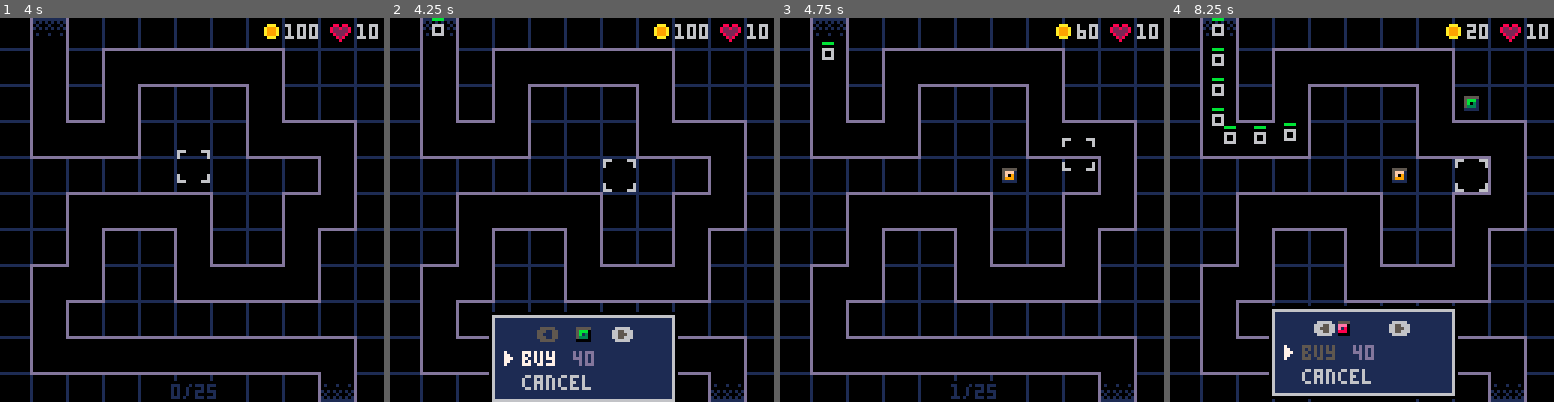
Above: before the commit, frames 1-4 (left to right).
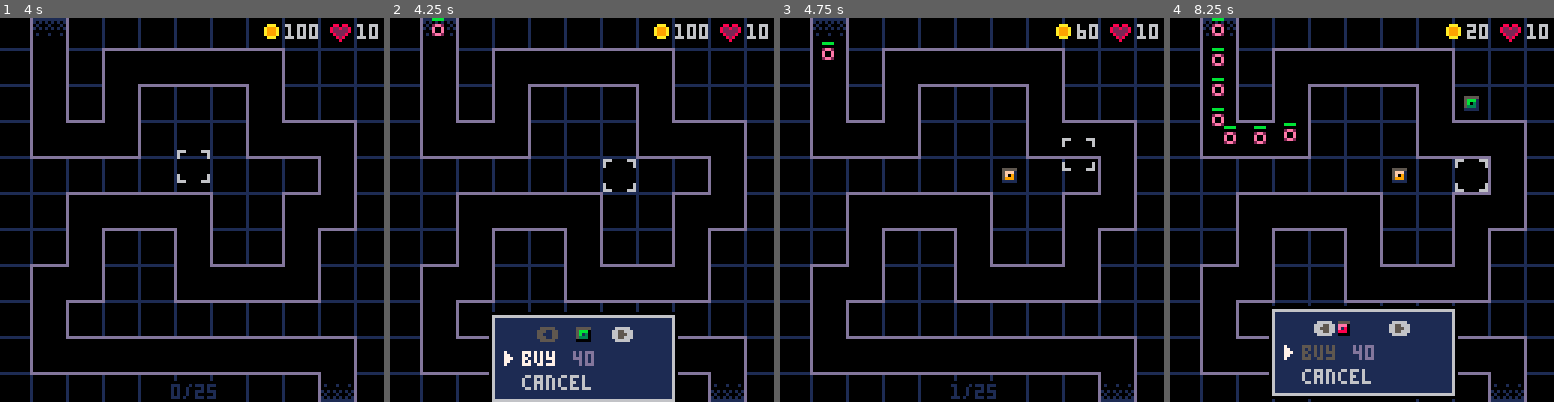
Above: after the commit, the same moments.

Repository: beardedsakimonkey/pixel_td.p8
Game: PICO-8 cartridge pixel_td.p8
Two runs of this game, one before a commit and one after it. Both use one fixed random seed, a clock stepped at 60 frames per second and the inputs below.
Inputs:
- Up to frame 1 (4 s): tap X (X key) at 0.33, 1.07, 1.85, 2.97 s; tap O (Z key) at 0.7, 1.7, 2.1, 2.5, 2.9, 3.3, 3.7 s; hold Right 1.6-2.1 s; hold Up 2.15-2.42 s; hold Right 2.47-3.03 s; hold Left 3.08-3.58 s; hold Down 3.63-3.97 s
- Up to frame 2 (4.25 s): hold Right from 4.02 s (still down); tap X (X key) at 4.08 s; tap O (Z key) at 4.1 s
- Up to frame 3 (4.75 s): tap O (Z key) at 4.5 s; release Right at 4.68 s; hold Up from 4.73 s (still down)
- Up to frame 4 (8.25 s): tap O (Z key) every 0.4 s from 4.9 to 8.1 s; release Up at 5.03 s; hold Left 5.08-5.68 s; tap X (X key) at 5.2, 6.32, 7.43 s; hold Down 5.73-6.03 s; hold Right 6.08-6.58 s; hold Right 6.63-7.13 s; hold Up 7.18-7.45 s; hold Right 7.5-8.07 s; hold Left from 8.12 s (still down)

Frame 1 is identical in both runs. In frame 2, less than 0.1% of the frame differs, in the area x 10-15%, y 1-5%; in frame 3, less than 0.1%; in frame 4, 0.5%, in the area x 10-33%, y 1-33%.

Commit message:
colorize enemy sprites, convert arrow enemy to sprite

Diff:
--- a/enemy.lua
+++ b/enemy.lua
@@ -192,7 +192,7 @@
             circ(enmy.x, enmy.y, enmy.death_age+1, C.pink)
             return
         end
-        pal(C.green, C.black)
+        pal(C.white, C.black)
         local top  = enmy.y - enmy.height\2
         local left = enmy.x - enmy.width\2
         if enmy.type == ENMY.circ then
@@ -207,16 +207,14 @@
             spr(116, left, top)
         elseif enmy.type == ENMY.arrow then
             if enmy.dx ~= 0 then
-                line(enmy.x, enmy.y-2,
-                enmy.x+(enmy.dx > 0 and 2 or -2), enmy.y, C.light_gray)
-                line(enmy.x, enmy.y+2)
-            else
-                line(enmy.x-2, enmy.y,
-                enmy.x, enmy.y+(enmy.dy > 0 and 2 or -2), C.light_gray)
-                line(enmy.x+2, enmy.y)
-            end
-        end
-        pal()
+                -- left/right
+                sspr(40, 56, 5, 5, left, top, 5, 5, enmy.dx<0)
+            else
+                -- up/down
+                sspr(48, 56, 5, 5, left, top, 5, 5, false, enmy.dy<0)
+            end
+        end
+        pal(0)
         -- Draw health bar
         local hp_y = enmy.y - 4
         local hp_width = enmy.type == ENMY.arrow and 5 or enmy.width
--- a/pixel_td.p8
+++ b/pixel_td.p8
@@ -97,8 +97,8 @@
 00000000000000000000000000000000000000000000000000000000000000000000000000000000000000000000000000000000000000000000000000000000
 00000000000000000000000000000000000000000000000000000000000000000000000000000000000000000000000000000000000000000000000000000000
 00000000000000000000000000000000000000000000000000000000000000000000000000000000000000000000000000000000000000000000000000000000
-060000006666000000600000666660000aaa00000000000000000000000000000000000000000000000000000000000000000000000000000000000000000000
-6b6000006bb6000006b600006bbb6000abbba0000000000000000000000000000000000000000000000000000000000000000000000000000000000000000000
-060000006bb600006bbb600066666000abbba0000000000000000000000000000000000000000000000000000000000000000000000000000000000000000000
-000000006666000006b6000000000000abbba0000000000000000000000000000000000000000000000000000000000000000000000000000000000000000000
-000000000000000000600000000000000aaa00000000000000000000000000000000000000000000000000000000000000000000000000000000000000000000
+060000002ee20000008000001ccc10000aaa00000900000000000000000000000000000000000000000000000000000000000000000000000000000000000000
+67600000e77e000008280000c777c000a777a0000490000094749000000000000000000000000000000000000000000000000000000000000000000000000000
+06000000e77e0000827280001ccc1000a777a0000749000009490000000000000000000000000000000000000000000000000000000000000000000000000000
+000000002ee200000828000000000000a777a0000490000000900000000000000000000000000000000000000000000000000000000000000000000000000000
+000000000000000000800000000000000aaa00000900000000000000000000000000000000000000000000000000000000000000000000000000000000000000
